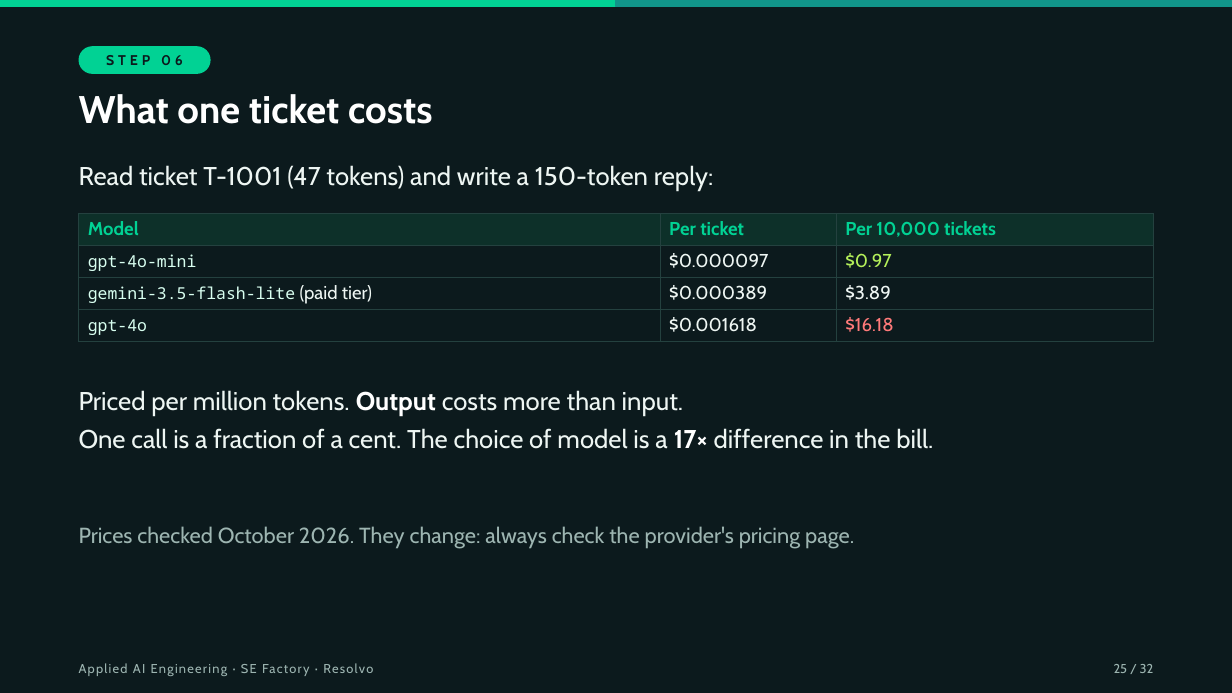
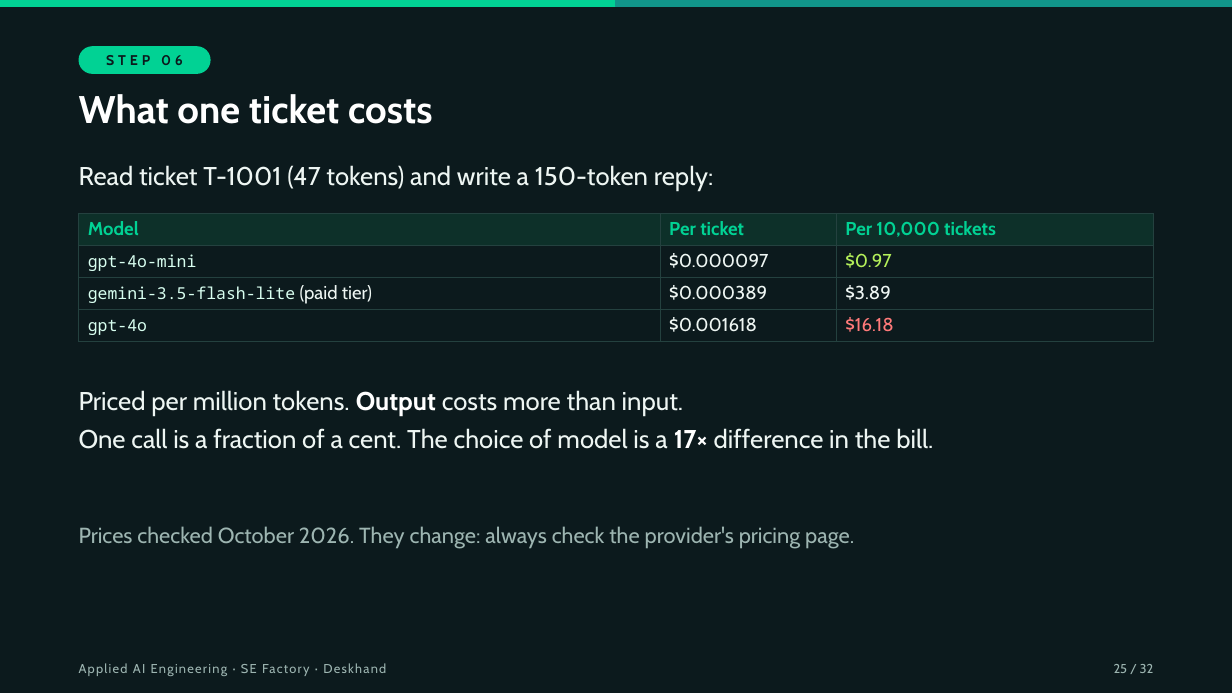
Before and after one commit to hasankanaan26/prep-kit, a slide deck: slide 25 of slides/session-00.pptx. Drawn at 1232x693 pixels with LibreOffice and Linux fonts; fonts in the diff are those of the drawing. Boxes give left, top, right and bottom in pixels: in the first picture for what was removed or moved away, otherwise in the second. Text is boxed around its words. In the diff, an @@ line names an element or a change of style, - is before the commit and + after.

```diff
--- a/slides/session-00.pptx
+++ b/slides/session-00.pptx
@@ text at [79, 663, 386, 676]: text changed @@
-Applied AI Engineering · SE Factory · Resolvo
+Applied AI Engineering · SE Factory · Deskhand
```
Also in this commit, not shown: 31 other slides changed, 6 other files.
